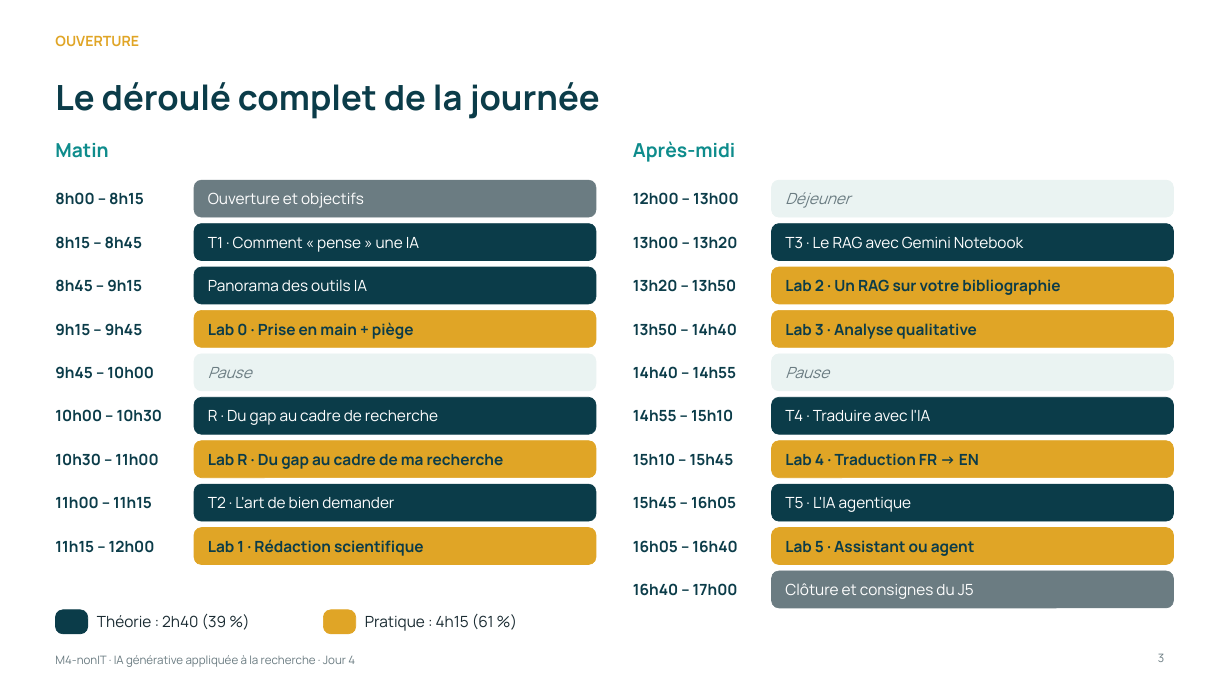
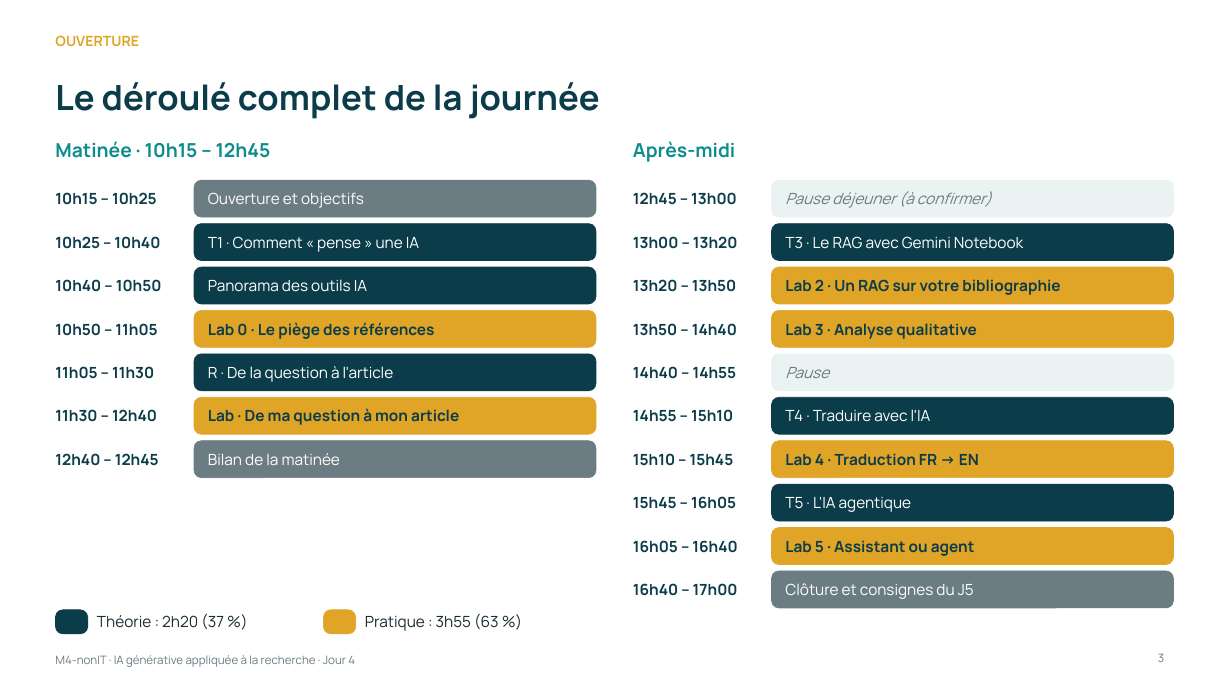
Before and after one commit to Amevi-isi/formation-chercheur-univ, a slide deck: slide 3 of module4_nonIT/M4-nonIT_IA_generative_appliquee.pptx. Drawn at 1232x693 pixels with LibreOffice and Linux fonts; fonts in the diff are those of the drawing. Boxes give left, top, right and bottom in pixels: in the first picture for what was removed or moved away, otherwise in the second. Text is boxed around its words. In the diff, an @@ line names an element or a change of style, - is before the commit and + after.

```diff
--- a/module4_nonIT/M4-nonIT_IA_generative_appliquee.pptx
+++ b/module4_nonIT/M4-nonIT_IA_generative_appliquee.pptx
@@ text at [55, 141, 271, 158]: text changed @@
-Matin
+Matinée · 10h15 – 12h45
@@ text at [55, 192, 157, 205]: text changed @@
-8h00 – 8h15
+10h15 – 10h25
@@ text at [633, 192, 737, 205]: text changed @@
-12h00 – 13h00
+12h45 – 13h00
@@ text at [785, 191, 992, 208]: text changed @@
-Déjeuner
+Pause déjeuner (à confirmer)
@@ text at [55, 236, 160, 249]: text changed @@
-8h15 – 8h45
+10h25 – 10h40
@@ text at [55, 279, 162, 292]: text changed @@
-8h45 – 9h15
+10h40 – 10h50
@@ text at [55, 323, 157, 336]: text changed @@
-9h15 – 9h45
+10h50 – 11h05
@@ text at [208, 322, 434, 339]: text changed @@
-Lab 0 · Prise en main + piège
+Lab 0 · Le piège des références
@@ rounded rectangle removed at [194, 354, 596, 391] @@
@@ text at [55, 366, 154, 379]: text changed @@
-9h45 – 10h00
+11h05 – 11h30
@@ text at [208, 366, 394, 382]: text changed; text colour #6B7C82 to #FFFFFF; italic off @@
-Pause
+R · De la question à l'article
@@ text at [55, 409, 157, 422]: text changed @@
-10h00 – 10h30
+11h30 – 12h40
@@ text at [208, 408, 459, 425]: text changed @@
-Lab R · Du gap au cadre de ma recherche
+Lab · De ma question à mon article
@@ text removed at [208, 410, 438, 425] @@
-R · Du gap au cadre de recherche
@@ 3 rounded rectangles: place and size @@
-3 rounded rectangles at [194, 397, 596, 521]
+3 rounded rectangles at [194, 354, 596, 478]
@@ rounded rectangle at [194, 441, 596, 478]: fill #0B3C49 to #6B7C82; outline #0B3C49 0.5 pt to #6B7C82 0.5 pt @@
@@ text at [55, 453, 159, 466]: text changed @@
-10h30 – 11h00
+12h40 – 12h45
@@ text added at [208, 453, 340, 465], 12 pt, text #FFFFFF @@
+Bilan de la matinée
@@ text removed at [55, 496, 152, 509] @@
-11h00 – 11h15
@@ text removed at [208, 496, 394, 509] @@
-T2 · L'art de bien demander
@@ rounded rectangle removed at [194, 528, 596, 565] @@
@@ text removed at [208, 539, 424, 556] @@
-Lab 1 · Rédaction scientifique
@@ text removed at [55, 540, 155, 553] @@
-11h15 – 12h00
@@ text at [97, 614, 224, 629]: text changed @@
-Théorie : 2h40 (39 %)
+Théorie : 2h20 (37 %)
@@ text at [365, 614, 499, 631]: text changed @@
-Pratique : 4h15 (61 %)
+Pratique : 3h55 (63 %)
```
Also in this commit, not shown: 15 other slides changed, 3 slides added, 12 slides removed.
